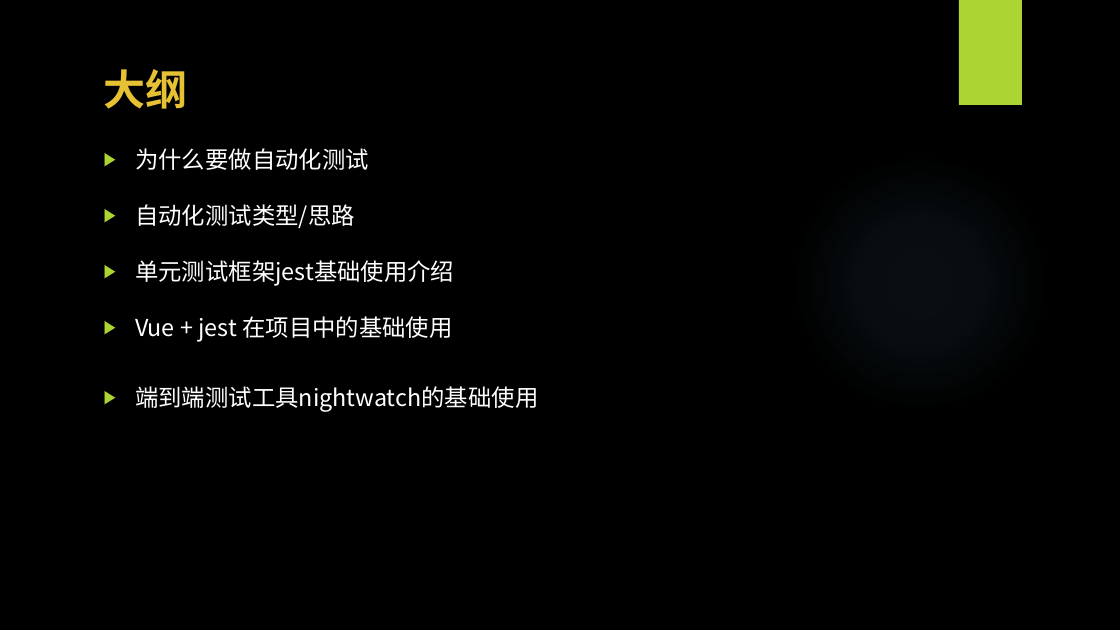
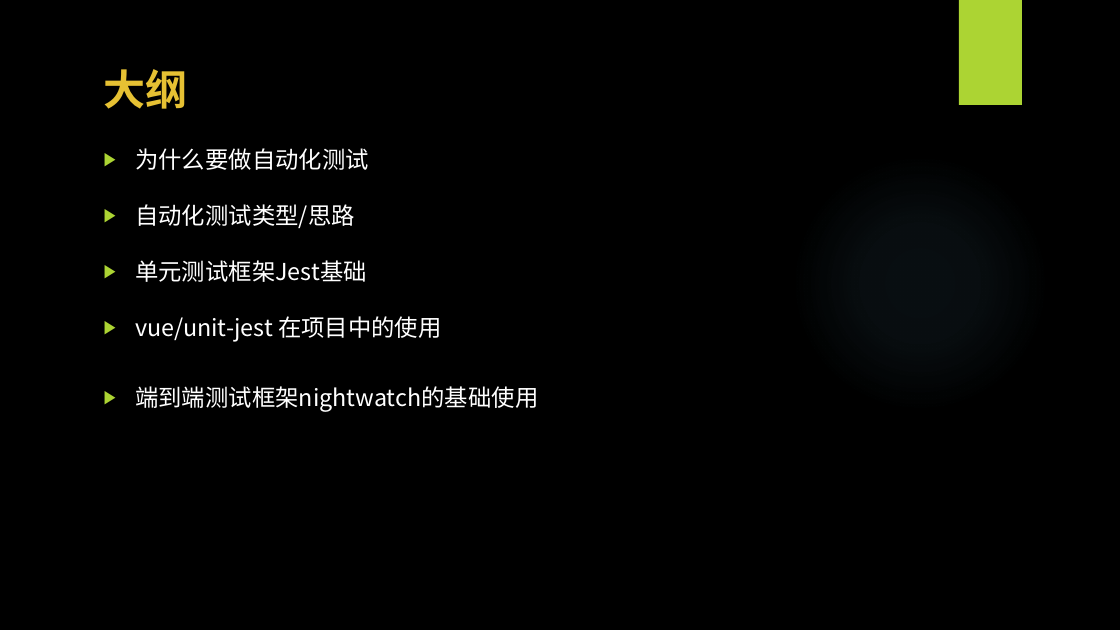
Before and after one commit to WangEbo/auto-test, a slide deck: slide 2 of 王博书的分享/自动化测试.pptx. Drawn at 1120x630 pixels with LibreOffice and Linux fonts; fonts in the diff are those of the drawing; background and template pictures are left out. Boxes give left, top, right and bottom in pixels: in the first picture for what was removed or moved away, otherwise in the second. Text is boxed around its words. In the diff, an @@ line names an element or a change of style, - is before the commit and + after.

Commit message:
完成主页面的集成测试

```diff
--- a/王博书的分享/自动化测试.pptx
+++ b/王博书的分享/自动化测试.pptx
@@ text at (135,260,538,412): text changed @@
-▶ 单元测试框架jest基础使用介绍
-▶ Vue + jest 在项目中的基础使用
-▶ 端到端测试工具nightwatch的基础使用
+▶ 单元测试框架Jest基础
+▶ vue/unit-jest 在项目中的使用
+▶ 端到端测试框架nightwatch的基础使用
```
Also in this commit, not shown: 2 other slides changed, 19 other files.
